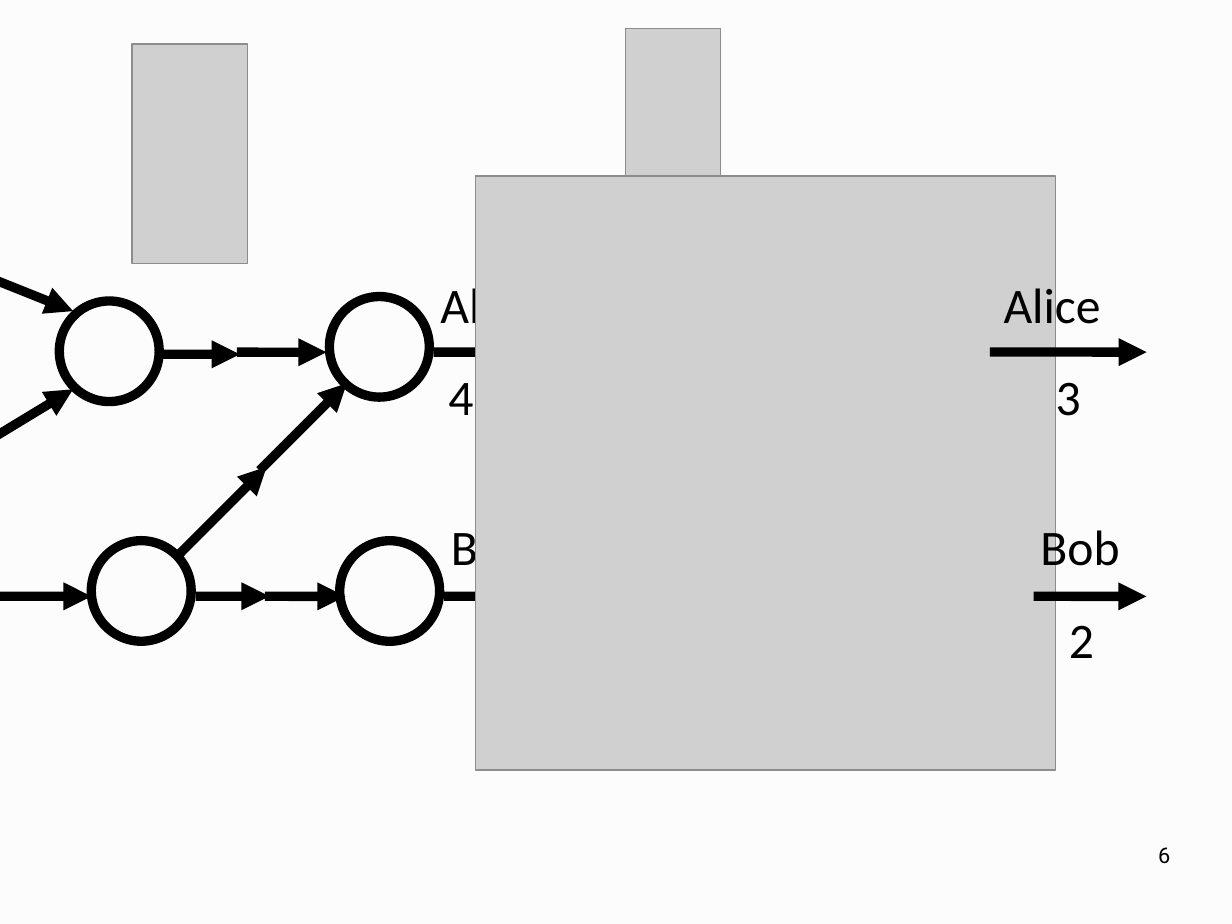
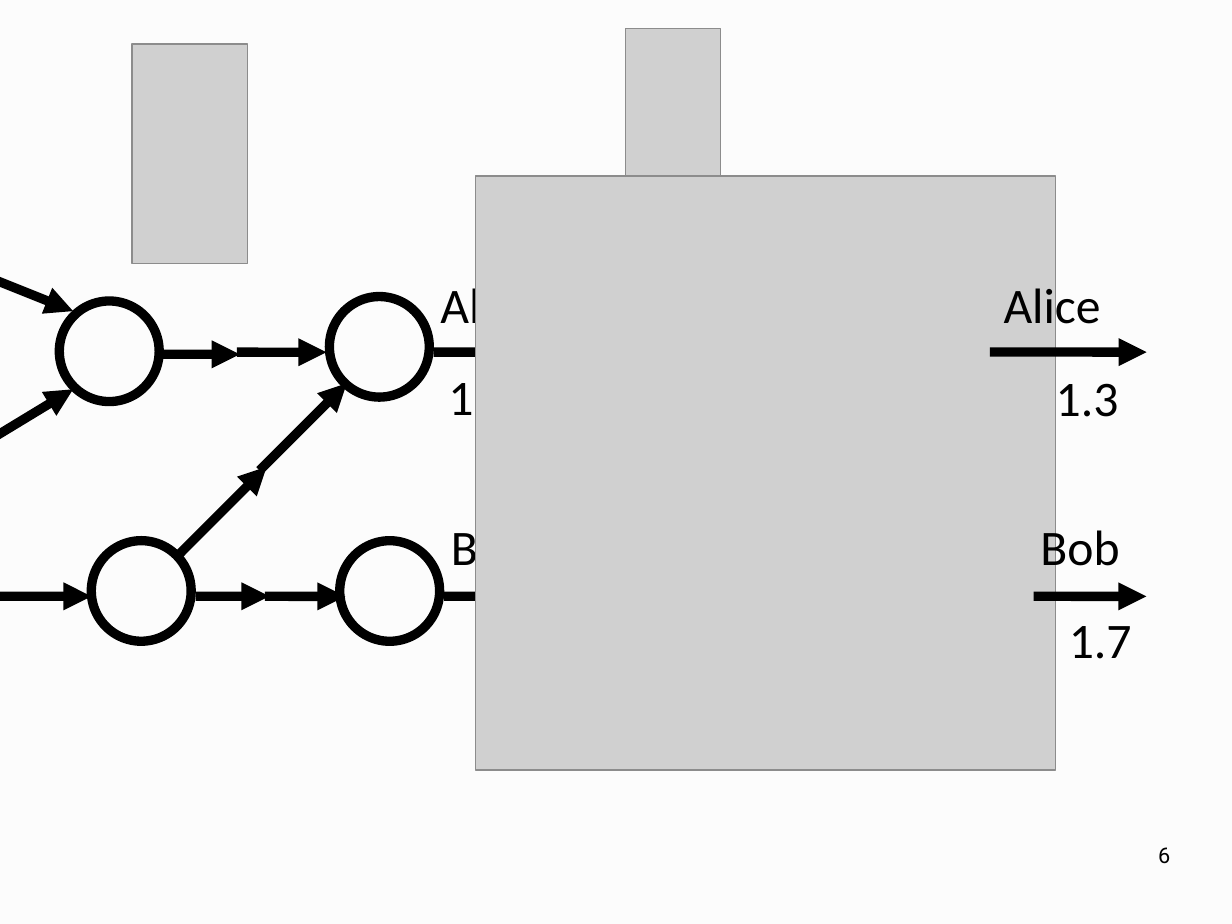
Before and after one commit to OrfeasLitos/PaymentChannels, a slide deck: slide 6 of twentyfive-min-slides/presentation.odp. Drawn at 1232x924 pixels with LibreOffice and Linux fonts; fonts in the diff are those of the drawing; grey boxes stand for pictures. Boxes give left, top, right and bottom in pixels: in the first picture for what was removed or moved away, otherwise in the second. Text is boxed around its words. In the diff, an @@ line names an element or a change of style, - is before the commit and + after.

```diff
--- a/twentyfive-min-slides/presentation.odp
+++ b/twentyfive-min-slides/presentation.odp
@@ text at (448, 383, 473, 415): text changed @@
-4
+1
@@ text at (1056, 383, 1119, 417): text changed @@
-3
+1.3
@@ text at (1069, 626, 1132, 659): text changed @@
-2
+1.7
```
Also in this commit, not shown: 9 other slides changed, 1 other file.
